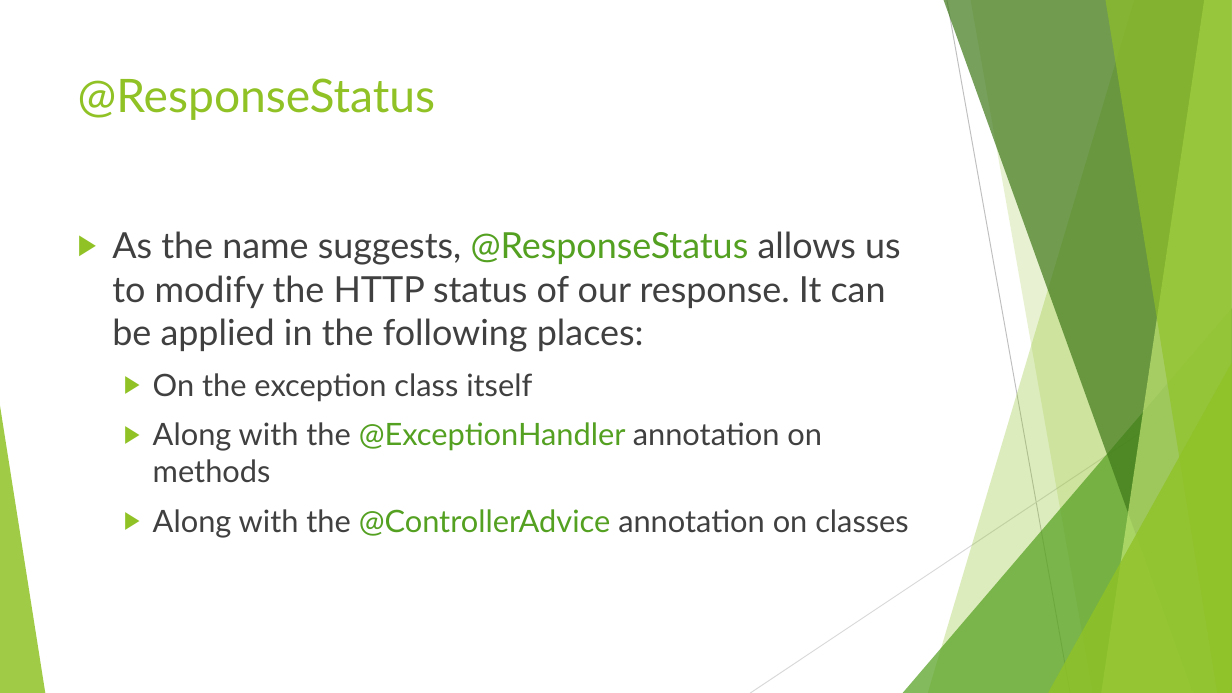
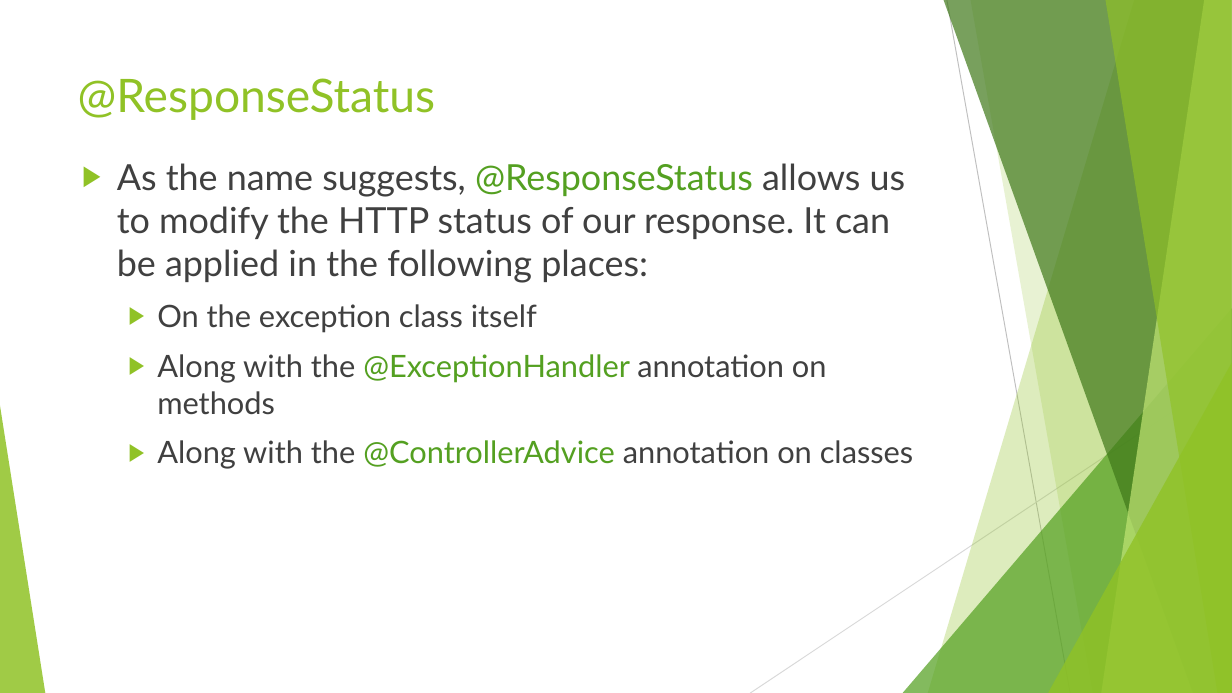
Before and after one commit to idanshal/sb-todo-app-tdp, a slide deck: slide 12 of course_data/presentations/practical_spring_boot_for_tdp_02.pptx (slide 23 before the commit). Drawn at 1232x693 pixels with LibreOffice and Linux fonts; fonts in the diff are those of the drawing. Boxes give left, top, right and bottom in pixels: in the first picture for what was removed or moved away, otherwise in the second. Text is boxed around its words. In the diff, an @@ line names an element or a change of style, - is before the commit and + after.

```diff
--- a/course_data/presentations/practical_spring_boot_for_tdp_02.pptx
+++ b/course_data/presentations/practical_spring_boot_for_tdp_02.pptx
@@ text "As the name suggests, @ResponseStatus ...": place and size @@
-text "As the name suggests, @ResponseStatus ..." at bbox=[112, 231, 909, 538]
+text "As the name suggests, @ResponseStatus ..." at bbox=[117, 163, 914, 469]
```
Also in this commit, not shown: 6 other slides changed, 14 slides removed, 2 other files.
